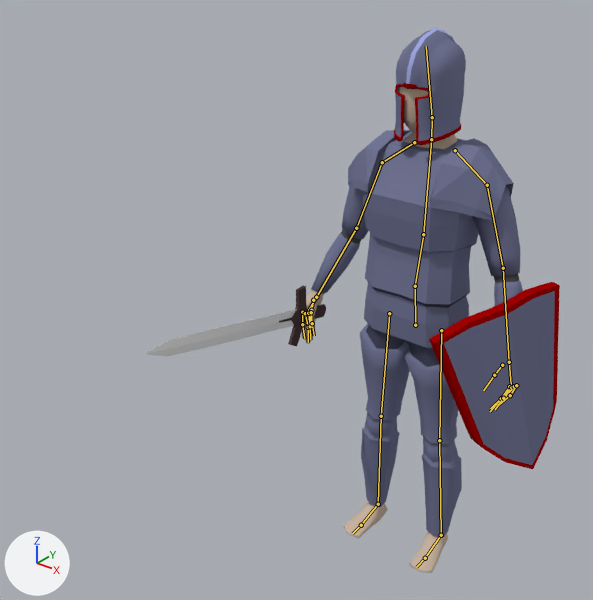
What one commit did to the Blender file RPG Tutorial/Assets/Gfx/Models/Equipment/Equipment.blend.
One viewpoint serves both versions: a 50 mm camera at (1.27, -2.25, 2.27) aimed at (-0.31, -0.28, 1.05). The lights are fixed; the arrows at lower left show +X, +Y and +Z. The bones that bend it are drawn over the model as lines.

The first picture shows 'Cylinder', 'Helmet', 'Platebody', 'Platelegs', 'Shield', 'Sword'.
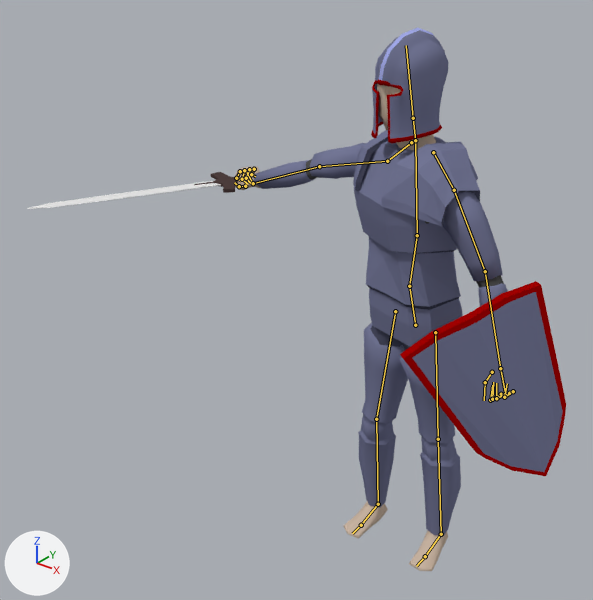
The newer file adds an action. The first version stands in its rest pose; the second is drawn at frame 25 of the action 'Attack_Sword_02'.

Changed parts and their boxes [x1, y1, x2, y2] in the pictures (593 x 600 px):
'Platebody', posed (20% wider): before [311, 130, 523, 348]; after [253, 130, 508, 347]
'Shield', posed (27% wider): before [429, 282, 560, 469]; after [400, 281, 566, 476]
'Platelegs', posed: before [360, 324, 462, 537]; after [358, 322, 461, 535]
'Helmet', posed (7% wider): before [394, 27, 466, 145]; after [371, 27, 448, 143]
'Sword', posed: before [147, 285, 326, 357]; after [27, 172, 239, 209]
'Cylinder', posed (36% wider): before [301, 87, 457, 573]; after [235, 84, 448, 571]
bone 'Hips', root to tip: before (415, 325) to (415, 286); after (415, 325) to (409, 286)
bone 'Spine', root to tip: before (415, 286) to (423, 234); after (409, 286) to (417, 235)
bone 'Chest', root to tip: before (423, 234) to (431, 139); after (417, 235) to (415, 140)
bone 'Head', root to tip: before (432, 117) to (426, 46); after (413, 118) to (406, 45)
bone 'Arm upper.L', root to tip: before (487, 185) to (503, 268); after (454, 190) to (485, 271)
bone 'Thumb02.L', root to tip: before (494, 375) to (483, 390); after (485, 382) to (484, 400)
bone 'Shoulder.R', root to tip: before (414, 142) to (382, 162); after (411, 142) to (387, 161)
bone 'Arm upper.R', root to tip: before (382, 162) to (356, 228); after (387, 161) to (319, 166)
bone 'Arm lower.R', root to tip: before (356, 228) to (316, 297); after (319, 166) to (253, 183)
bone 'Hand.R', root to tip: before (316, 297) to (307, 312); after (253, 183) to (246, 172)
bone 'Thumb02.R', root to tip: before (311, 310) to (309, 326); after (239, 186) to (234, 182)

The edits, one by one:
Bone 'Hips' (bone_hips) turns from (0, 0, 0) to (3, -17, 5) degrees about its own x, y and z.
Bone 'Spine' (bone_spine) turns from (0, 0, 0) to (-1, -7, -1) degrees about its own x, y and z.
Bone 'Chest' (bone_chest) turns from (0, 0, 0) to (0, -6, 0) degrees about its own x, y and z.
Bone 'Head' (bone_head) turns from (0, 0, 0) to (-8, 16, -10) degrees about its own x, y and z.
Bone 'Arm upper.L' (bone_arm_upper_l) turns from (0, 0, 0) to (-13, -14, 5) degrees about its own x, y and z.
Bone 'Thumb02.L' (bone_thumb02_l) turns from (0, 0, 0) to (-18, 25, 10) degrees about its own x, y and z.
Bone 'Fingers01.L' (bone_fingers01_l) turns from (0, 0, 0) to (4, -14, -28) degrees about its own x, y and z.
Bone 'Fingers02.L' (bone_fingers02_l) turns from (0, 0, 0) to (-17, -22, -124) degrees about its own x, y and z.
Bone 'Shoulder.R' (bone_shoulder_r) turns from (0, 0, 0) to (12, -7, -3) degrees about its own x, y and z.
Bone 'Arm upper.R' (bone_arm_upper_r) turns from (0, 0, 0) to (60, 61, -2) degrees about its own x, y and z.
Bone 'Arm lower.R' (bone_arm_lower_r) turns from (0, 0, 0) to (-26, -19, 14) degrees about its own x, y and z.
Bone 'Hand.R' (bone_hand_r) turns from (0, 0, 0) to (20, -56, -71) degrees about its own x, y and z.
Bone 'Thumb02.R' (bone_thumb02_r) turns from (0, 0, 0) to (-18, -25, -10) degrees about its own x, y and z.
Bone 'Fingers01.R' (bone_fingers01_r) turns from (0, 0, 0) to (4, 14, 28) degrees about its own x, y and z.
Bone 'Fingers02.R' (bone_fingers02_r) turns from (0, 0, 0) to (-17, 22, 124) degrees about its own x, y and z.
